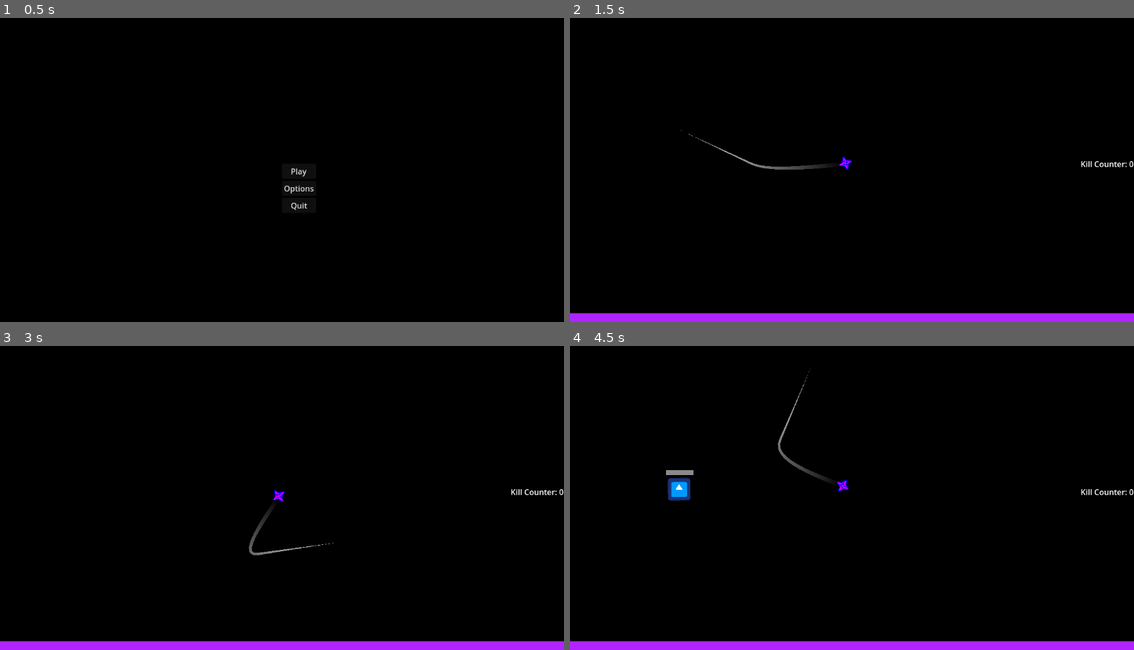
Above: before the commit, frames 1-4 (two rows, left to right).
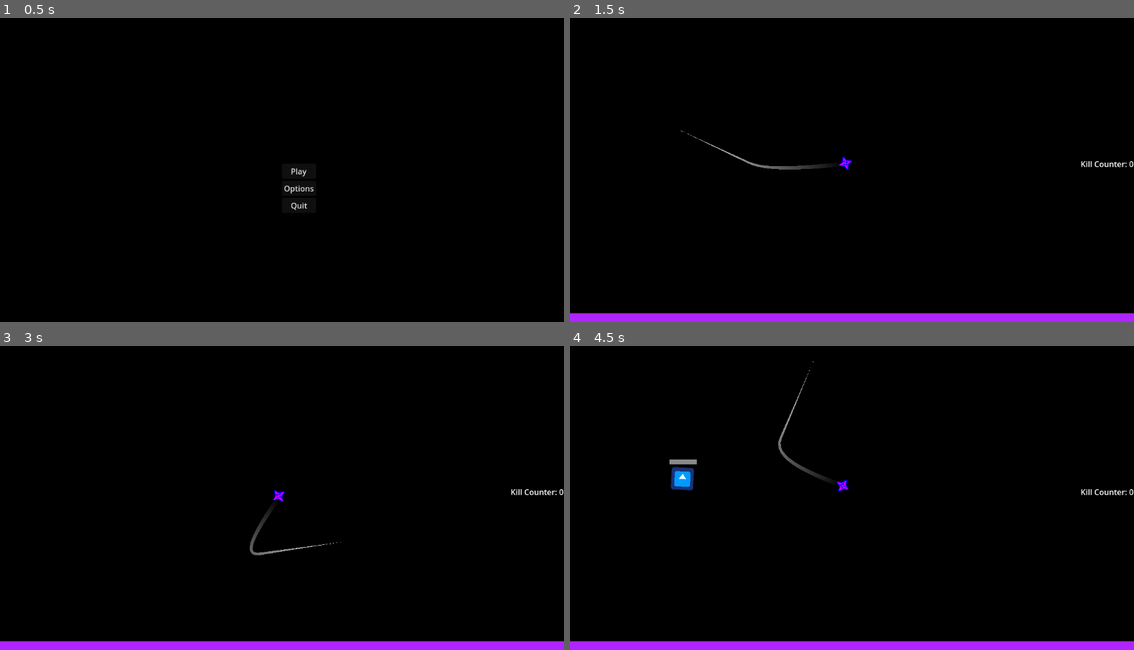
Above: after the commit, the same moments.

Repository: HazarBakir/void_blade
Game: Godot game, scene res://Scenes/main_menu.tscn
Same seed, same stepped clock (60 frames per second), same inputs: the game is played once before the commit and once after it. The engine's default icon, where the game draws it, is replaced by a stand-in: a white triangle on a blue panel in a dark square.
Inputs (mouse positions are in pixels of both pictures, inside the frame that each line leads up to):
- Up to frame 1 (0.5 s): no input
- Up to frame 2 (1.5 s): click "Play" at 0.5 s; tap Enter at 1.25 s; move the mouse to (976, 148) at 1.27 s; press the mouse at (976, 148) at 1.28 s
- Up to frame 3 (3 s): move the mouse to (169, 507) at 2.02 s; release the mouse at (169, 507) at 2.03 s; click (169, 507) at 2.1 s; move the mouse to (338, 422) at 2.77 s; press the mouse at (338, 422) at 2.78 s
- Up to frame 4 (4.5 s): move the mouse to (823, 555) at 3.52 s; release the mouse at (823, 555) at 3.53 s; click (823, 555) at 3.6 s; move the mouse to (1021, 540) at 4.27 s; press the mouse at (1021, 540) at 4.28 s

Frame 1 is identical in both runs. In frame 2, less than 0.1% of the frame differs, in the area x 19-50%, y 36-50%; in frame 3, less than 0.1%; in frame 4, 0.6%, in the area x 17-50%, y 5-52%.

Commit message:
file reposition

Diff:
--- a/Scenes/Components/HealthComponent.tscn
+++ b/Scenes/Components/HealthComponent.tscn
@@ -1,6 +1,6 @@
 [gd_scene load_steps=2 format=3 uid="uid://bk26mij5r3bbl"]
 
-[ext_resource type="Script" uid="uid://bk7w2jnl1nuhl" path="res://Scripts/HealthComponent.gd" id="1_l57cv"]
+[ext_resource type="Script" uid="uid://bk7w2jnl1nuhl" path="res://Scripts/Components/HealthComponent.gd" id="1_l57cv"]
 
 [node name="HealthComponent" type="Node2D"]
 script = ExtResource("1_l57cv")
--- a/Scenes/Components/HitboxComponent.tscn
+++ b/Scenes/Components/HitboxComponent.tscn
@@ -1,6 +1,6 @@
 [gd_scene load_steps=2 format=3 uid="uid://c0gq8trldftv0"]
 
-[ext_resource type="Script" uid="uid://2wlis8q8s7qv" path="res://Scripts/HitboxComponent.gd" id="1_3ijrd"]
+[ext_resource type="Script" uid="uid://2wlis8q8s7qv" path="res://Scripts/Components/HitboxComponent.gd" id="1_3ijrd"]
 
 [node name="HitboxComponent" type="Area2D"]
 script = ExtResource("1_3ijrd")
--- a/Scenes/Components/PlayerCameraComponent.tscn
+++ b/Scenes/Components/PlayerCameraComponent.tscn
@@ -1,6 +1,6 @@
 [gd_scene load_steps=2 format=3 uid="uid://dxpo46e6qmjjl"]
 
-[ext_resource type="Script" uid="uid://ba5rn57v0xvs4" path="res://PlayerCameraController.gd" id="1_s0ud5"]
+[ext_resource type="Script" uid="uid://ba5rn57v0xvs4" path="res://Scripts/Player/Components/PlayerCameraController.gd" id="1_s0ud5"]
 
 [node name="PlayerCameraController" type="Node2D"]
 script = ExtResource("1_s0ud5")
--- a/Scenes/Components/PlayerCombatController.tscn
+++ b/Scenes/Components/PlayerCombatController.tscn
@@ -1,6 +1,6 @@
 [gd_scene load_steps=2 format=3 uid="uid://rylggmttg7y2"]
 
-[ext_resource type="Script" uid="uid://nakx40vb51j3" path="res://PlayerCombatComponent.gd" id="1_ln6s6"]
+[ext_resource type="Script" uid="uid://nakx40vb51j3" path="res://Scripts/Player/Components/PlayerCombatComponent.gd" id="1_ln6s6"]
 
 [node name="PlayerCombatController" type="Node2D"]
 script = ExtResource("1_ln6s6")
--- a/Scenes/Components/PlayerMovementComponent.tscn
+++ b/Scenes/Components/PlayerMovementComponent.tscn
@@ -1,6 +1,6 @@
 [gd_scene load_steps=2 format=3 uid="uid://cp5sqh8a7fvcu"]
 
-[ext_resource type="Script" uid="uid://nbfsa7806b1i" path="res://PlayerMovementComponent.gd" id="1_jhtdi"]
+[ext_resource type="Script" uid="uid://nbfsa7806b1i" path="res://Scripts/Player/Components/PlayerMovementComponent.gd" id="1_jhtdi"]
 
 [node name="PlayerCombatComponent" type="Node2D"]
 script = ExtResource("1_jhtdi")
--- a/PlayerMovementComponent.gd
+++ b/Scripts/Player/Components/PlayerMovementComponent.gd
@@ -5,7 +5,7 @@
 var mouse_position: Vector2
 
 var speed: float = 1000.0
-var follow_speed: float = 560.0
+var follow_speed: float = 600.0
 var accel: float = 10.0
 const SLOW_ACCEL_MULTIPLIER: float = 0.6
 
--- a/Scripts/Player/player_movement.gd
+++ /dev/null
@@ -1,109 +0,0 @@
-extends CharacterBody2D
-@onready var health_component: HealthComponent = $HealthComponent
-@onready var hitbox_component: HitboxComponent = $HitboxComponent
-@onready var camera: Camera2D = $Camera2D
-@onready var sprite: AnimatedSprite2D = $Sprite2D
-var kill_count: int = 0
-var is_attacking: bool
-var speed: float = 1000.0
-var follow_speed: float = 560.0
-var mouse_position: Vector2
-var accel: float = 10.0
-var decel: float = 5.0
-var normal_zoom: Vector2 = Vector2(1.0, 1.0)
-var attack_zoom: Vector2 = Vector2(1.4, 1.4)
-var zoom_speed: float = 3.0
-var attack_damage : float = 10.0
-var self_damage: float = 10.0
-const SCREEN_WIDTH: float = 1920.0
-const SCREEN_HEIGHT: float = 1080.0
-const CAMERA_OFFSET_FACTOR: float = 180.0
-const CAMERA_LERP_SPEED: float = 4.5
-const SLOW_ACCEL_MULTIPLIER: float = 0.6
-
-func _ready() -> void:
-	add_to_group("player")
-	camera.zoom = normal_zoom
-
-func _physics_process(delta: float) -> void:
-	mouse_position = get_global_mouse_position()
-
-	if health_component.is_alive:
-		handle_movement_input(delta)
-		apply_movement()
-		update_camera(delta)
-		if is_attacking:
-			update_rotation(delta * 16)
-		else:
-			update_rotation(delta * 8)
-	else:
-		trigger_death()
-
-func handle_movement_input(delta: float) -> void:
-	if Input.is_action_pressed("move_mouse"):
-		is_attacking = true
-		move_fast(delta)
-		zoom_camera(attack_zoom, delta)
-	else:
-		is_attacking = false
-		follow_mouse_slowly(delta)
-		zoom_camera(normal_zoom, delta)
-
-func apply_movement() -> void:
-	var max_speed = speed if is_attacking else follow_speed
-	velocity = velocity.limit_length(max_speed)
-	move_and_slide()
-
-func update_camera(delta: float) -> void:
-	update_camera_offset(delta)
-
-func update_rotation(delta: float) -> void:
-	if sprite:
-		sprite.rotation +=1 * delta
-
-func move_fast(delta: float) -> void:
-	var direction = (mouse_position - global_position).normalized()
-	var target_velocity = direction * speed
-
-	velocity.x = lerp(velocity.x, target_velocity.x, accel * delta)
-	velocity.y = lerp(velocity.y, target_velocity.y, accel * delta)
-
-func follow_mouse_slowly(delta: float) -> void:
-	var direction = (mouse_position - global_position).normalized()
-	var target_velocity = direction * follow_speed
-
-	var slow_accel = accel * SLOW_ACCEL_MULTIPLIER
-	velocity.x = lerp(velocity.x, target_velocity.x, slow_accel * delta)
-	velocity.y = lerp(velocity.y, target_velocity.y, slow_accel * delta)
-
-func update_camera_offset(delta: float) -> void:
-	var target_offset_x = (mouse_position.x - global_position.x) / (SCREEN_WIDTH / 2.0) * CAMERA_OFFSET_FACTOR
-	var target_offset_y = (mouse_position.y - global_position.y) / (SCREEN_HEIGHT / 2.0) * CAMERA_OFFSET_FACTOR
-
-	camera.offset.x = lerp(camera.offset.x, target_offset_x, CAMERA_LERP_SPEED * delta)
-	camera.offset.y = lerp(camera.offset.y, target_offset_y, CAMERA_LERP_SPEED * delta)
-
-func zoom_camera(target_zoom: Vector2, delta: float) -> void:
-	camera.zoom.x = lerp(camera.zoom.x, target_zoom.x, zoom_speed * delta)
-	camera.zoom.y = lerp(camera.zoom.y, target_zoom.y, zoom_speed * delta)
-
-func trigger_death() -> void:
-	if not sprite == null:
-		$Camera2D.screen_shake(25, 3)
-		particle_manager.emit_particle("player_death", global_position)
-		sprite.queue_free()
-
-func is_enemy_area(area: Area2D) -> bool:
-	return area.get_parent().is_in_group("enemies")
-
-func _on_area_entered(area: Area2D) -> void:
-	var attack = Attack.new()
-	if area is HitboxComponent and area.get_parent().is_in_group("enemies"):
-		var hitbox: HitboxComponent = area
-		if is_attacking:
-			attack.attack_damage = attack_damage
-			hitbox.damage(attack)
-			$Camera2D.screen_shake(8, 0.15)
-		else:
-			attack.attack_damage = health_component.current_health
-			hitbox_component.damage(attack)
--- a/Scripts/enemy/bullet.gd
+++ b/Scripts/enemy/bullet.gd
@@ -23,7 +23,7 @@
 
 func setup_follow_timer() -> void:
 	var follow_timer = Timer.new()
-	follow_timer.wait_time = 0.3
+	follow_timer.wait_time = 0.55
 	follow_timer.one_shot = true
 	follow_timer.timeout.connect(_stop_following)
 	add_child(follow_timer)
--- a/scenes/game_scene.tscn
+++ b/scenes/game_scene.tscn
@@ -25,9 +25,6 @@
 unique_name_in_owner = true
 position = Vector2(-2, 0)
 motion_mode = 1
-
-[node name="enemy_spawner" parent="." instance=ExtResource("4_fiftr")]
-position = Vector2(-795.334, 0)
 
 [node name="bullets" type="Node" parent="."]
 
@@ -57,3 +54,13 @@
 
 [node name="WorldEnvironment" type="WorldEnvironment" parent="."]
 environment = SubResource("Environment_6h5vk")
+
+[node name="EnemySpawners" type="Node" parent="."]
+
+[node name="enemy_spawner" parent="EnemySpawners" instance=ExtResource("4_fiftr")]
+position = Vector2(-810, 0)
+scale = Vector2(1.01844, 1)
+
+[node name="enemy_spawner2" parent="EnemySpawners" instance=ExtResource("4_fiftr")]
+position = Vector2(-810, 0)
+scale = Vector2(1.01844, 1)
--- a/scenes/player.tscn
+++ b/scenes/player.tscn
@@ -1,6 +1,6 @@
 [gd_scene load_steps=25 format=3 uid="uid://bvr6pjuau5noi"]
 
-[ext_resource type="Script" uid="uid://dnyaf62oan2um" path="res://Scripts/Player.gd" id="1_tx1dd"]
+[ext_resource type="Script" uid="uid://dnyaf62oan2um" path="res://Scripts/Player/Player.gd" id="1_tx1dd"]
 [ext_resource type="PackedScene" uid="uid://bk26mij5r3bbl" path="res://Scenes/Components/HealthComponent.tscn" id="2_8erm5"]
 [ext_resource type="Script" uid="uid://dfwyus0mfu76u" path="res://Scripts/camera.gd" id="2_x3wgy"]
 [ext_resource type="PackedScene" uid="uid://c0gq8trldftv0" path="res://Scenes/Components/HitboxComponent.tscn" id="3_f1ek2"]
Renamed: Scripts/HealthComponent.gd -> Scripts/Components/HealthComponent.gd
Renamed: Scripts/HealthComponent.gd.uid -> Scripts/Components/HealthComponent.gd.uid
Renamed: Scripts/HitboxComponent.gd -> Scripts/Components/HitboxComponent.gd
Renamed: Scripts/HitboxComponent.gd.uid -> Scripts/Components/HitboxComponent.gd.uid
Renamed: PlayerCameraController.gd -> Scripts/Player/Components/PlayerCameraController.gd
Renamed: PlayerCameraController.gd.uid -> Scripts/Player/Components/PlayerCameraController.gd.uid
Renamed: PlayerCombatComponent.gd -> Scripts/Player/Components/PlayerCombatComponent.gd
Renamed: PlayerCombatComponent.gd.uid -> Scripts/Player/Components/PlayerCombatComponent.gd.uid
Renamed: PlayerMovementComponent.gd.uid -> Scripts/Player/Components/PlayerMovementComponent.gd.uid
Renamed: Scripts/Player.gd -> Scripts/Player/Player.gd
Renamed: Scripts/Player.gd.uid -> Scripts/Player/Player.gd.uid
Not shown, removed: Scripts/Player/player_movement.gd.uid
